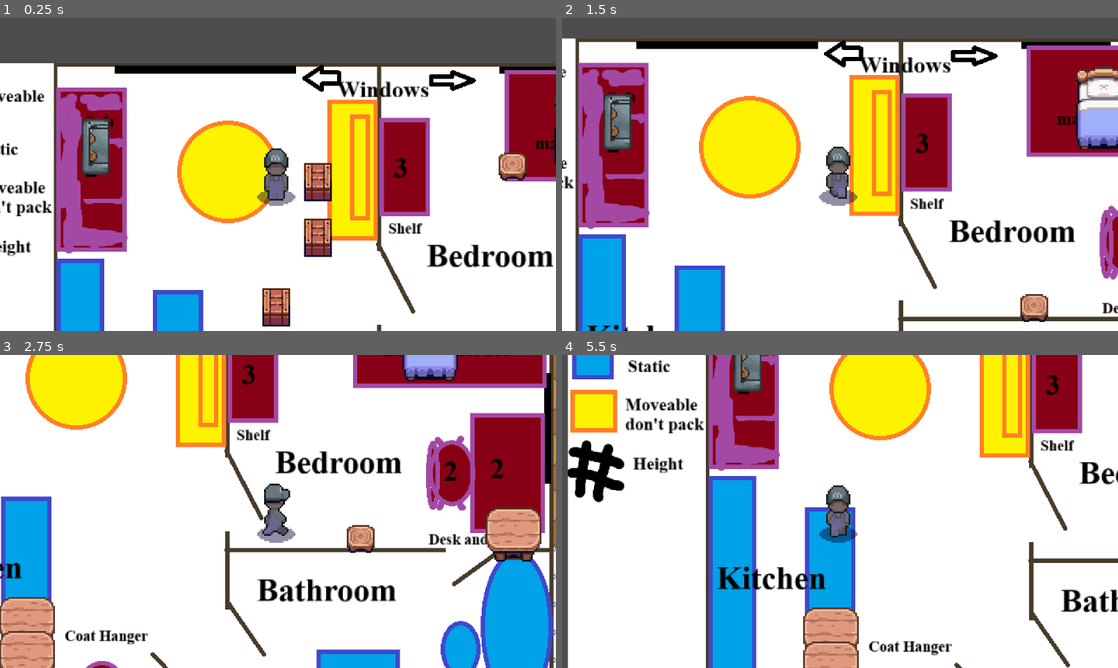
Above: before the commit, frames 1-4 (two rows, left to right).
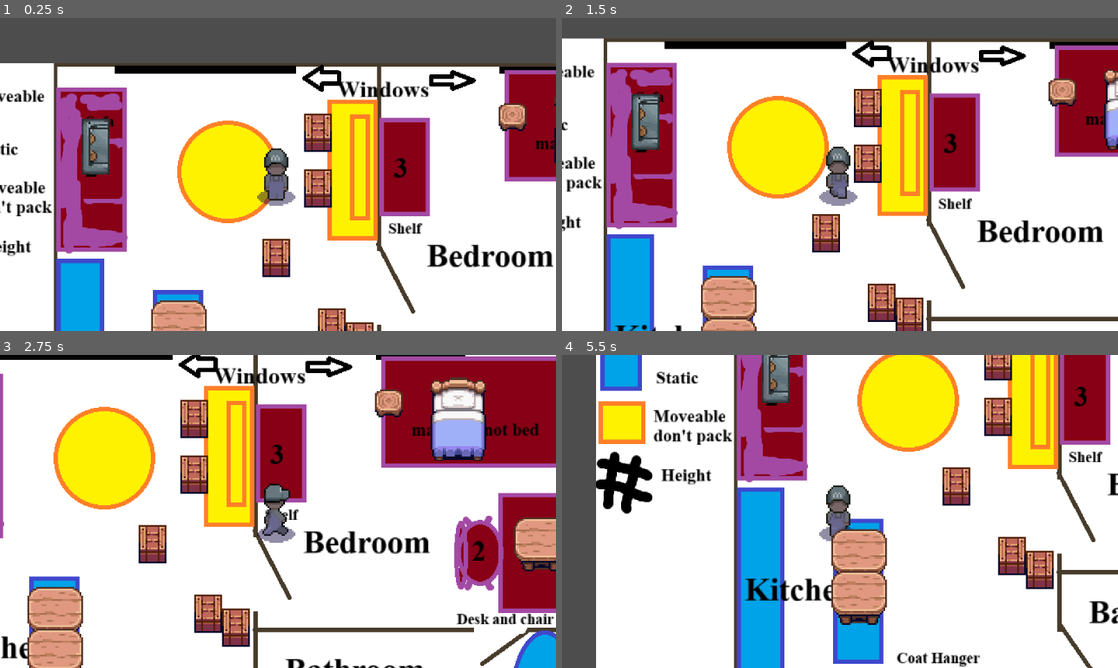
Above: after the commit, the same moments.

Repository: jeanRosa17/project-move-out
Game: Godot game, scene res://Levels/Tests/TestLevel.tscn
The game is run twice, just before and just after one commit, with the same random seed, the same clock (stepped at 60 frames per second) and the same inputs. This scene is started directly instead of the project's main scene.
Inputs (mouse positions are in pixels of both pictures, inside the frame that each line leads up to):
- Up to frame 1 (0.25 s): no input
- Up to frame 2 (1.5 s): move the mouse to (962, 158) at 0.52 s; hold Right (MoveRight) 0.53-1.28 s; right-click (962, 158) at 0.6 s; click (962, 158) at 0.8 s; move the mouse to (728, 190) at 1.27 s; hold S (MoveDown) from 1.28 s (still down); click (728, 190) at 1.35 s
- Up to frame 3 (2.75 s): right-click (166, 527) at 1.55 s; move the mouse to (333, 442) at 2.02 s; release S (MoveDown) at 2.03 s; hold Right (MoveRight) from 2.03 s (still down); right-click (333, 442) at 2.1 s; click (333, 442) at 2.3 s
- Up to frame 4 (5.5 s): move the mouse to (812, 574) at 2.77 s; release Right (MoveRight) at 2.78 s; hold W (MoveUp) 2.78-3.53 s; click (812, 574) at 2.85 s; right-click (812, 574) at 3.05 s; move the mouse to (1006, 558) at 3.52 s; hold Shift (Push-Pull) 3.53-4.28 s; hold Left (MoveLeft) 3.53-5.03 s; click (1006, 558) at 3.8 s; move the mouse to (673, 464) at 4.27 s; right-click (673, 464) at 4.35 s; move the mouse to (867, 511) at 5.02 s; hold S (MoveDown) from 5.03 s (still down); click (867, 511) at 5.1 s

The runs differ from the first frame. In frame 1, 5.4% of the frame differs, in the area x 27-95%, y 27-100%; in frame 2, 38%; in frame 3, 53%, in the area x 0-100%, y 0-100%; in frame 4, 46%.
Error after the commit: Invalid assignment of property or key 'furniture' with value of type 'RigidBody2D' on a base object of type 'Node (PlayerManager)'. (res://Scripts/Player)

Commit message:
Re-organized Godot workspace
Files are organized in their proper locations as they should be

Diff:
--- a/Levels/Empty TopDownRoom.tscn
+++ b/Levels/Empty TopDownRoom.tscn
@@ -2,9 +2,9 @@
 
 [ext_resource type="TileSet" uid="uid://c7j0gyu0tnn1m" path="res://Assets/tiles/Support Columns-autotile2/Support Columns-autotile2.tres" id="1_guw12"]
 [ext_resource type="Texture2D" uid="uid://byjdse3pdpxef" path="res://Assets/Level Art/Bachelor_pad_test_level.png" id="2_euv87"]
-[ext_resource type="Script" uid="uid://cau3mgvyc3sus" path="res://Levels/Dialogue.gd" id="3_fqnor"]
+[ext_resource type="Script" uid="uid://cau3mgvyc3sus" path="res://Scripts/Dialogue/Dialogue.gd" id="3_fqnor"]
 [ext_resource type="PackedScene" uid="uid://d0yd01mkkwtji" path="res://Player/Player.tscn" id="4_p3iwt"]
-[ext_resource type="PackedScene" path="res://Objects/Bed.tscn" id="5_7ntl6"]
+[ext_resource type="PackedScene" uid="uid://dq5dgctxnghmb" path="res://Objects/Bed.tscn" id="5_7ntl6"]
 [ext_resource type="Texture2D" uid="uid://b1h3op3pjraac" path="res://Assets/Level Art/couch1.png" id="6_t3k7s"]
 [ext_resource type="Shape2D" uid="uid://chlinrgkjlcsr" path="res://Levels/Resources/WorldBorder.tres" id="7_h821t"]
 
--- a/Levels/Scenes/Level 1/level_1_bathroom.tscn
+++ b/Levels/Scenes/Level 1/level_1_bathroom.tscn
@@ -3,7 +3,7 @@
 [ext_resource type="Texture2D" uid="uid://byjdse3pdpxef" path="res://Assets/Level Art/Bachelor_pad_test_level.png" id="1_kf11t"]
 [ext_resource type="TileSet" uid="uid://c7j0gyu0tnn1m" path="res://Assets/tiles/Support Columns-autotile2/Support Columns-autotile2.tres" id="2_ik8lv"]
 [ext_resource type="TileSet" uid="uid://bfsdyggvkp2d" path="res://Levels/Resources/OldTileMap.tres" id="3_c4m4x"]
-[ext_resource type="Script" uid="uid://cau3mgvyc3sus" path="res://Levels/Dialogue.gd" id="4_prcn2"]
+[ext_resource type="Script" uid="uid://cau3mgvyc3sus" path="res://Scripts/Dialogue/Dialogue.gd" id="4_prcn2"]
 [ext_resource type="PackedScene" uid="uid://d0yd01mkkwtji" path="res://Player/Player.tscn" id="5_haxof"]
 [ext_resource type="Shape2D" uid="uid://chlinrgkjlcsr" path="res://Levels/Resources/WorldBorder.tres" id="6_82jk2"]
 
--- a/Levels/Scenes/Level 1/level_1_bedroom.tscn
+++ b/Levels/Scenes/Level 1/level_1_bedroom.tscn
@@ -3,7 +3,7 @@
 [ext_resource type="Texture2D" uid="uid://byjdse3pdpxef" path="res://Assets/Level Art/Bachelor_pad_test_level.png" id="1_1vq31"]
 [ext_resource type="TileSet" uid="uid://c7j0gyu0tnn1m" path="res://Assets/tiles/Support Columns-autotile2/Support Columns-autotile2.tres" id="2_7hcbt"]
 [ext_resource type="TileSet" uid="uid://bfsdyggvkp2d" path="res://Levels/Resources/OldTileMap.tres" id="3_i5k8q"]
-[ext_resource type="Script" uid="uid://cau3mgvyc3sus" path="res://Levels/Dialogue.gd" id="4_mgavc"]
+[ext_resource type="Script" uid="uid://cau3mgvyc3sus" path="res://Scripts/Dialogue/Dialogue.gd" id="4_mgavc"]
 [ext_resource type="PackedScene" uid="uid://d0yd01mkkwtji" path="res://Player/Player.tscn" id="5_ijeiv"]
 [ext_resource type="Shape2D" uid="uid://chlinrgkjlcsr" path="res://Levels/Resources/WorldBorder.tres" id="6_ngcuw"]
 
--- a/Levels/Scenes/Tutorial/Tutorial_Lobby.tscn
+++ b/Levels/Scenes/Tutorial/Tutorial_Lobby.tscn
@@ -1,27 +1,20 @@
-[gd_scene load_steps=15 format=4 uid="uid://db18pxq8crbym"]
+[gd_scene load_steps=12 format=4 uid="uid://db18pxq8crbym"]
 
 [ext_resource type="TileSet" uid="uid://c7j0gyu0tnn1m" path="res://Assets/tiles/Support Columns-autotile2/Support Columns-autotile2.tres" id="1_0vuas"]
 [ext_resource type="Texture2D" uid="uid://byjdse3pdpxef" path="res://Assets/Level Art/Bachelor_pad_test_level.png" id="2_l00sm"]
 [ext_resource type="TileSet" uid="uid://bfsdyggvkp2d" path="res://Levels/Resources/OldTileMap.tres" id="3_4gc1d"]
-[ext_resource type="Script" uid="uid://cau3mgvyc3sus" path="res://Levels/Dialogue.gd" id="3_hlt0u"]
+[ext_resource type="Script" uid="uid://cau3mgvyc3sus" path="res://Scripts/Dialogue/Dialogue.gd" id="3_hlt0u"]
 [ext_resource type="PackedScene" uid="uid://d0yd01mkkwtji" path="res://Player/Player.tscn" id="4_a2lav"]
 [ext_resource type="PackedScene" uid="uid://d26wukook25xb" path="res://Objects/Table.tscn" id="5_dpslo"]
 [ext_resource type="PackedScene" uid="uid://dq5dgctxnghmb" path="res://Objects/Bed.tscn" id="5_on7kk"]
-[ext_resource type="Resource" uid="uid://brwl51b3u5pqg" path="res://Narrative/nullDialogue.tres" id="6_4jkoc"]
 [ext_resource type="Texture2D" uid="uid://b1h3op3pjraac" path="res://Assets/Level Art/couch1.png" id="6_x0yed"]
 [ext_resource type="Shape2D" uid="uid://chlinrgkjlcsr" path="res://Levels/Resources/WorldBorder.tres" id="7_0xyol"]
-[ext_resource type="Script" uid="uid://bmqryoobj44j2" path="res://Scripts/Resources/DialogueTag.gd" id="8_jwaso"]
 
 [sub_resource type="StyleBoxEmpty" id="StyleBoxEmpty_jwaso"]
 content_margin_left = 5.0
 
 [sub_resource type="Theme" id="Theme_4jkoc"]
 default_font_size = 10
-
-[sub_resource type="Resource" id="Resource_4jkoc"]
-script = ExtResource("8_jwaso")
-dialogueTag = &"couch"
-metadata/_custom_type_script = "uid://bmqryoobj44j2"
 
 [node name="Empty Room" type="Node2D"]
 
@@ -90,7 +83,6 @@
 
 [node name="Table" parent="." instance=ExtResource("5_dpslo")]
 position = Vector2(117, 63)
-dialogueTag = ExtResource("6_4jkoc")
 
 [node name="Table2" parent="." instance=ExtResource("5_dpslo")]
 position = Vector2(117, 91)
@@ -109,11 +101,6 @@
 position = Vector2(225, 45)
 rotation = -1.5708
 scale = Vector2(1.5, 1.5)
-platform_floor_layers = 0
-safe_margin = 15.346
-canLift = false
-canPush = true
-dialogueTag = SubResource("Resource_4jkoc")
 
 [node name="Sprite2D" parent="Couch" index="0"]
 texture = ExtResource("6_x0yed")
--- a/Levels/Tests/TestLevel.tscn
+++ b/Levels/Tests/TestLevel.tscn
@@ -4,7 +4,7 @@
 [ext_resource type="TileSet" uid="uid://bfsdyggvkp2d" path="res://Levels/Resources/OldTileMap.tres" id="2_2ubmf"]
 [ext_resource type="TileSet" uid="uid://c7j0gyu0tnn1m" path="res://Assets/tiles/Support Columns-autotile2/Support Columns-autotile2.tres" id="3_uvob4"]
 [ext_resource type="Texture2D" uid="uid://byjdse3pdpxef" path="res://Assets/Level Art/Bachelor_pad_test_level.png" id="4_cifax"]
-[ext_resource type="Script" uid="uid://cau3mgvyc3sus" path="res://Levels/Dialogue.gd" id="5_gfoas"]
+[ext_resource type="Script" uid="uid://cau3mgvyc3sus" path="res://Scripts/Dialogue/Dialogue.gd" id="5_gfoas"]
 [ext_resource type="PackedScene" uid="uid://d0yd01mkkwtji" path="res://Player/Player.tscn" id="6_b3xeb"]
 [ext_resource type="PackedScene" uid="uid://d26wukook25xb" path="res://Objects/Table.tscn" id="7_plhdx"]
 [ext_resource type="Texture2D" uid="uid://drpfaulsu8pf6" path="res://Assets/Objects Spritesheet.png" id="8_nr1ry"]
@@ -13,7 +13,7 @@
 [ext_resource type="Texture2D" uid="uid://b1h3op3pjraac" path="res://Assets/Level Art/couch1.png" id="11_p8gqs"]
 [ext_resource type="PackedScene" uid="uid://ip4pm1ex6klr" path="res://Levels/Scenes/Garage.tscn" id="12_uvob4"]
 [ext_resource type="Texture2D" uid="uid://xb4g61m2b78c" path="res://Assets/Level Art/Counter_Tileset.png" id="13_cifax"]
-[ext_resource type="Script" uid="uid://bg35t571kh220" path="res://Levels/Scenes/Van.gd" id="13_gfoas"]
+[ext_resource type="Script" uid="uid://bg35t571kh220" path="res://Scripts/Van/Van.gd" id="13_gfoas"]
 
 [sub_resource type="Theme" id="Theme_iqcmb"]
 default_font_size = 11
@@ -140,27 +140,20 @@
 [node name="Table" parent="." instance=ExtResource("7_plhdx")]
 position = Vector2(72, 152)
 scale = Vector2(0.973214, 1.01571)
-canLift = false
-canPush = true
 
 [node name="Table2" parent="." instance=ExtResource("7_plhdx")]
 position = Vector2(72, 176)
 scale = Vector2(0.973214, 1.01571)
-canLift = false
-canPush = true
 
 [node name="Table5" parent="." instance=ExtResource("7_plhdx")]
 position = Vector2(352, 112)
 scale = Vector2(0.973214, 1.01571)
-canLift = false
-canPush = true
 
 [node name="Table3" parent="." instance=ExtResource("7_plhdx")]
 position = Vector2(112, 232)
 scale = Vector2(0.973214, 1.01571)
 collision_layer = 0
 collision_mask = 0
-canLift = false
 
 [node name="Sprite2D" parent="Table3" index="0"]
 texture = ExtResource("8_nr1ry")
@@ -174,7 +167,6 @@
 [node name="Table4" parent="." instance=ExtResource("7_plhdx")]
 position = Vector2(264, 31)
 scale = Vector2(0.973214, 1.01571)
-canLift = false
 
 [node name="Sprite2D" parent="Table4" index="0"]
 texture = ExtResource("8_nr1ry")
@@ -188,7 +180,6 @@
 [node name="Boxes" parent="." instance=ExtResource("7_plhdx")]
 position = Vector2(176, 160)
 scale = Vector2(0.973214, 1.01571)
-liftPosition = Vector2(0, -16)
 
 [node name="Sprite2D" parent="Boxes" index="0"]
 texture = ExtResource("8_nr1ry")
@@ -202,7 +193,6 @@
 [node name="Boxes2" parent="." instance=ExtResource("7_plhdx")]
 position = Vector2(160, 152)
 scale = Vector2(0.973214, 1.01571)
-liftPosition = Vector2(0, -16)
 
 [node name="Sprite2D" parent="Boxes2" index="0"]
 texture = ExtResource("8_nr1ry")
@@ -216,7 +206,6 @@
 [node name="Boxes3" parent="." instance=ExtResource("7_plhdx")]
 position = Vector2(152, 40)
 scale = Vector2(0.973214, 1.01571)
-liftPosition = Vector2(0, -16)
 
 [node name="Sprite2D" parent="Boxes3" index="0"]
 texture = ExtResource("8_nr1ry")
@@ -230,7 +219,6 @@
 [node name="Boxes4" parent="." instance=ExtResource("7_plhdx")]
 position = Vector2(152, 72)
 scale = Vector2(0.973214, 1.01571)
-liftPosition = Vector2(0, -16)
 
 [node name="Sprite2D" parent="Boxes4" index="0"]
 texture = ExtResource("8_nr1ry")
@@ -244,10 +232,6 @@
 [node name="Boxes5" parent="." instance=ExtResource("7_plhdx")]
 position = Vector2(128, 112)
 scale = Vector2(1.5, 1.5)
-platform_on_leave = 2
-canLift = false
-canPush = true
-liftPosition = Vector2(0, -16)
 
 [node name="Sprite2D" parent="Boxes5" index="0"]
 texture = ExtResource("8_nr1ry")
@@ -265,19 +249,11 @@
 [node name="Bed" parent="." instance=ExtResource("10_x3jp6")]
 position = Vector2(304, 40)
 scale = Vector2(1.5, 1.5)
-platform_floor_layers = 0
-safe_margin = 15.346
-canLift = false
-canPush = true
 
 [node name="Couch" parent="." instance=ExtResource("10_x3jp6")]
 position = Vector2(24, 48)
 rotation = 3.14159
 scale = Vector2(1.5, 1.5)
-platform_floor_layers = 0
-safe_margin = 15.346
-canLift = false
-canPush = true
 
 [node name="Sprite2D" parent="Couch" index="0"]
 texture = ExtResource("11_p8gqs")
--- a/Levels/Tests/WallTest.tscn
+++ b/Levels/Tests/WallTest.tscn
@@ -2,10 +2,10 @@
 
 [ext_resource type="TileSet" uid="uid://c7j0gyu0tnn1m" path="res://Assets/tiles/Support Columns-autotile2/Support Columns-autotile2.tres" id="2_nuhm3"]
 [ext_resource type="Texture2D" uid="uid://byjdse3pdpxef" path="res://Assets/Level Art/Bachelor_pad_test_level.png" id="3_ur02g"]
-[ext_resource type="Script" uid="uid://cau3mgvyc3sus" path="res://Levels/Dialogue.gd" id="4_3nipu"]
+[ext_resource type="Script" uid="uid://cau3mgvyc3sus" path="res://Scripts/Dialogue/Dialogue.gd" id="4_3nipu"]
 [ext_resource type="PackedScene" uid="uid://d26wukook25xb" path="res://Objects/Table.tscn" id="5_0eyv4"]
 [ext_resource type="PackedScene" uid="uid://d0yd01mkkwtji" path="res://Player/Player.tscn" id="5_oovhe"]
-[ext_resource type="PackedScene" uid="uid://cv6u6nkys85s8" path="res://Objects/Bed.tscn" id="9_mfcm8"]
+[ext_resource type="PackedScene" uid="uid://dq5dgctxnghmb" path="res://Objects/Bed.tscn" id="9_mfcm8"]
 
 [sub_resource type="Theme" id="Theme_iqcmb"]
 default_font_size = 11
--- a/Objects/Bed.tscn
+++ b/Objects/Bed.tscn
@@ -1,6 +1,6 @@
 [gd_scene load_steps=6 format=3 uid="uid://dq5dgctxnghmb"]
 
-[ext_resource type="Script" uid="uid://c2vh27coguldq" path="res://Objects/Scripts/Furniture.gd" id="1_jno4m"]
+[ext_resource type="Script" uid="uid://c2vh27coguldq" path="res://Scripts/Furniture/Furniture.gd" id="1_jno4m"]
 [ext_resource type="Texture2D" uid="uid://drpfaulsu8pf6" path="res://Assets/Objects Spritesheet.png" id="2_g6pvx"]
 
 [sub_resource type="AtlasTexture" id="AtlasTexture_cmayr"]
--- a/Objects/Pot.tscn
+++ b/Objects/Pot.tscn
@@ -1,7 +1,7 @@
 [gd_scene load_steps=5 format=3 uid="uid://cqt367stu26c2"]
 
 [ext_resource type="Texture2D" uid="uid://drpfaulsu8pf6" path="res://Assets/Objects Spritesheet.png" id="1_cmayr"]
-[ext_resource type="Script" uid="uid://c2vh27coguldq" path="res://Objects/Scripts/Furniture.gd" id="1_kle06"]
+[ext_resource type="Script" uid="uid://c2vh27coguldq" path="res://Scripts/Furniture/Furniture.gd" id="1_kle06"]
 
 [sub_resource type="AtlasTexture" id="AtlasTexture_cmayr"]
 atlas = ExtResource("1_cmayr")
@@ -13,6 +13,7 @@
 [node name="Furniture" type="RigidBody2D" groups=["Furniture"]]
 collision_layer = 2
 collision_mask = 7
+gravity_scale = 0.0
 script = ExtResource("1_kle06")
 canLift = true
 liftPosition = Vector2(0, -16)
--- a/Objects/Table.tscn
+++ b/Objects/Table.tscn
@@ -12,6 +12,7 @@
 [node name="Table" type="RigidBody2D" groups=["Furniture"]]
 collision_layer = 2
 collision_mask = 7
+gravity_scale = 0.0
 
 [node name="Sprite2D" type="Sprite2D" parent="."]
 texture = SubResource("AtlasTexture_cmayr")
--- a/Player/Player.tscn
+++ b/Player/Player.tscn
@@ -1,30 +1,30 @@
 [gd_scene load_steps=146 format=3 uid="uid://d0yd01mkkwtji"]
 
-[ext_resource type="Script" uid="uid://0slq88tkfqsi" path="res://Player/Controller.gd" id="1_ddoul"]
+[ext_resource type="Script" uid="uid://0slq88tkfqsi" path="res://Scripts/Player Scripts/Controller.gd" id="1_ddoul"]
 [ext_resource type="Texture2D" uid="uid://cfrvyuj3bknc0" path="res://Assets/Player_Sprite/idle.png" id="2_7uipr"]
 [ext_resource type="Texture2D" uid="uid://bnmcqih2l4enf" path="res://Assets/Player_Sprite/mover_lift_front.png" id="2_8sa4y"]
 [ext_resource type="Texture2D" uid="uid://cqguipmcnrdn1" path="res://Assets/Shadow.png" id="2_yifbt"]
 [ext_resource type="Texture2D" uid="uid://q8auopvfhe4u" path="res://Assets/Player_Sprite/mover_lift_side.png" id="3_3nb2p"]
-[ext_resource type="Script" uid="uid://d0ryul7cekxdv" path="res://Player/PlayerStateManager.gd" id="3_s1rgi"]
-[ext_resource type="Script" uid="uid://idg0tggjdf4f" path="res://Player/States/IdleState.gd" id="3_tok1r"]
+[ext_resource type="Script" uid="uid://d0ryul7cekxdv" path="res://Scripts/Player Scripts/PlayerStateManager.gd" id="3_s1rgi"]
+[ext_resource type="Script" uid="uid://idg0tggjdf4f" path="res://Scripts/States/IdleState.gd" id="3_tok1r"]
 [ext_resource type="Texture2D" uid="uid://xunbpxdm6mrd" path="res://Assets/Player_Sprite/lift_move_side.png" id="3_yifbt"]
 [ext_resource type="Texture2D" uid="uid://bgdy3v4je7ap8" path="res://Assets/Player_Sprite/mover_lift_back.png" id="4_d7xyo"]
 [ext_resource type="Texture2D" uid="uid://be2ryb1taqpji" path="res://Assets/Player_Sprite/lift_move_up.png" id="4_s0mko"]
-[ext_resource type="Script" uid="uid://kbl6mj8r1fd" path="res://Player/States/MovementState.gd" id="5_8g4oa"]
+[ext_resource type="Script" uid="uid://kbl6mj8r1fd" path="res://Scripts/States/MovementState.gd" id="5_8g4oa"]
 [ext_resource type="Texture2D" uid="uid://df5tsk02b2io2" path="res://Assets/Player_Sprite/mover_walk_front.png" id="5_evw08"]
-[ext_resource type="Script" uid="uid://u8kdu3je8hxq" path="res://Player/States/LiftState.gd" id="6_6ysni"]
+[ext_resource type="Script" uid="uid://u8kdu3je8hxq" path="res://Scripts/States/LiftState.gd" id="6_6ysni"]
 [ext_resource type="Texture2D" uid="uid://cqjsq5rg68uud" path="res://Assets/Player_Sprite/mover_walk_side.png" id="6_roy6y"]
 [ext_resource type="Texture2D" uid="uid://db430cs4d70i0" path="res://Assets/Player_Sprite/mover_walk_back.png" id="7_u5tep"]
-[ext_resource type="Script" uid="uid://n3x8myoud04l" path="res://Player/States/ThrowState.gd" id="7_vlldt"]
+[ext_resource type="Script" uid="uid://n3x8myoud04l" path="res://Scripts/States/ThrowState.gd" id="7_vlldt"]
 [ext_resource type="Texture2D" uid="uid://doynltfawshfp" path="res://Assets/Player_Sprite/mover_push_front.png" id="8_ps8ct"]
-[ext_resource type="Script" uid="uid://bx82iq4syv1q6" path="res://Player/States/PushState.gd" id="8_s1rgi"]
+[ext_resource type="Script" uid="uid://bx82iq4syv1q6" path="res://Scripts/States/PushState.gd" id="8_s1rgi"]
 [ext_resource type="Texture2D" uid="uid://lxhjfomvfqid" path="res://Assets/Player_Sprite/mover_push_side.png" id="9_7uipr"]
 [ext_resource type="Texture2D" uid="uid://cyc3mnbb0hwe2" path="res://Assets/Player_Sprite/mover_push_back.png" id="10_yifbt"]
 [ext_resource type="Texture2D" uid="uid://cn7vikpi8oiud" path="res://Assets/Player_Sprite/lift_move_down.png" id="11_hqjia"]
 [ext_resource type="Texture2D" uid="uid://78e0wc48wa57" path="res://Assets/Player_Sprite/throw_down.png" id="15_x70vp"]
 [ext_resource type="Texture2D" uid="uid://b1fw7sr57gpc5" path="res://Assets/Player_Sprite/throw_side.png" id="16_wo5nf"]
 [ext_resource type="Texture2D" uid="uid://dlyesp5yj0tu0" path="res://Assets/Player_Sprite/throw_up.png" id="17_croik"]
-[ext_resource type="Script" uid="uid://dxpvyml32g27k" path="res://Player/Interact.gd" id="25_yifbt"]
+[ext_resource type="Script" uid="uid://dxpvyml32g27k" path="res://Scripts/States/Interact.gd" id="25_yifbt"]
 
 [sub_resource type="RectangleShape2D" id="RectangleShape2D_l2ndj"]
 size = Vector2(18, 26)
Renamed: Levels/Dialogue.gd -> Scripts/Dialogue/Dialogue.gd
Renamed: Levels/Dialogue.gd.uid -> Scripts/Dialogue/Dialogue.gd.uid
Renamed: Objects/Scripts/Furniture.gd -> Scripts/Furniture/Furniture.gd
Renamed: Objects/Scripts/Furniture.gd.uid -> Scripts/Furniture/Furniture.gd.uid
Renamed: Player/Controller.gd -> Scripts/Player Scripts/Controller.gd
Renamed: Player/Controller.gd.uid -> Scripts/Player Scripts/Controller.gd.uid
Renamed: Player/PlayerStateManager.gd -> Scripts/Player Scripts/PlayerStateManager.gd
Renamed: Player/PlayerStateManager.gd.uid -> Scripts/Player Scripts/PlayerStateManager.gd.uid
Renamed: Player/States/IdleState.gd -> Scripts/States/IdleState.gd
Renamed: Player/States/IdleState.gd.uid -> Scripts/States/IdleState.gd.uid
Renamed: Player/Interact.gd -> Scripts/States/Interact.gd
Renamed: Player/Interact.gd.uid -> Scripts/States/Interact.gd.uid
(and 10 more such lines)
